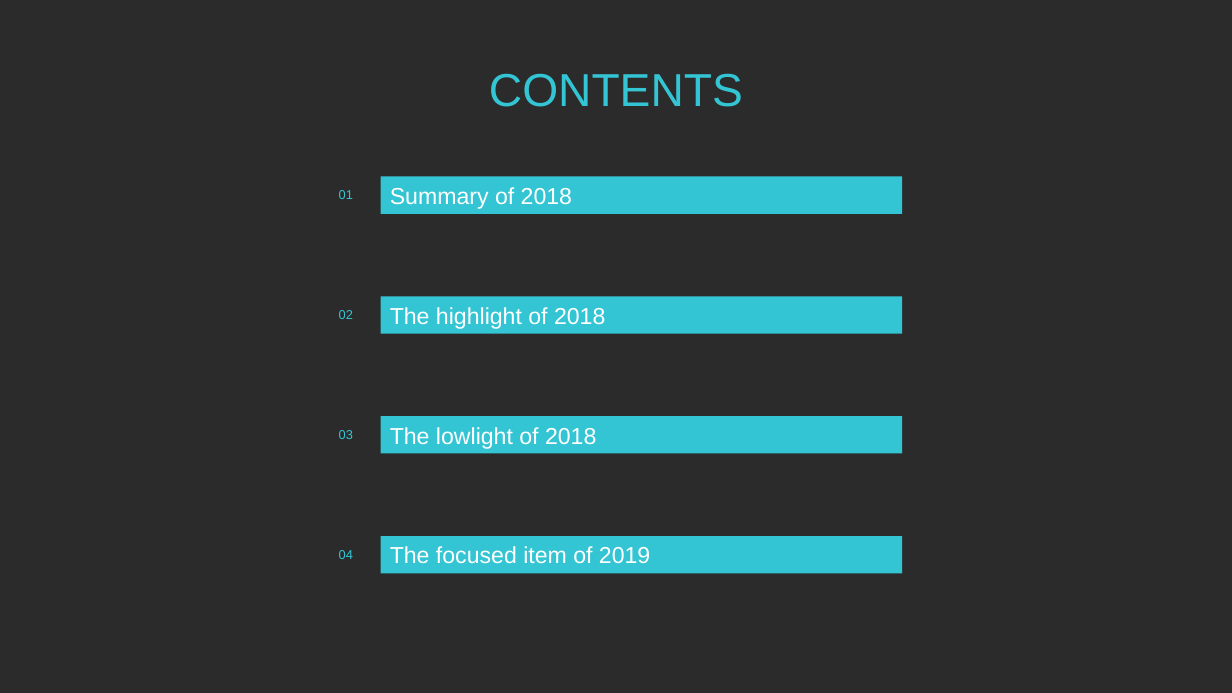
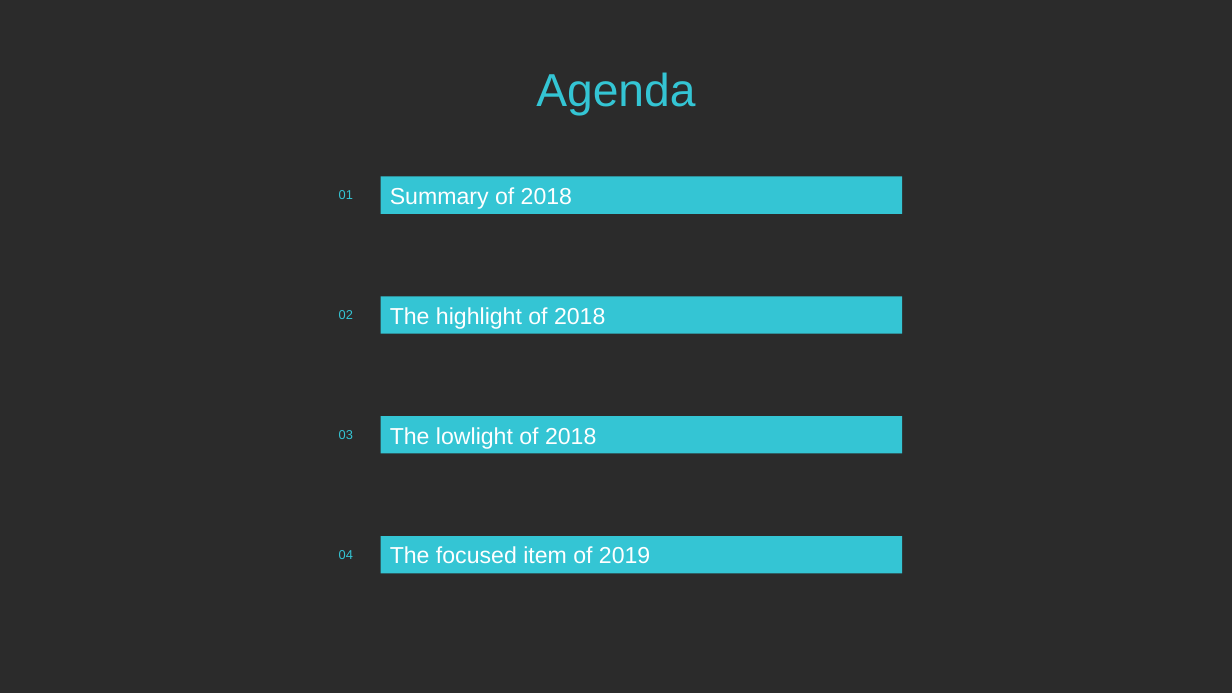
Before and after one commit to CelinaWu9833/Test, a slide deck: slide 2 of AnnualSummary_Moto_CelinaWu_WT01450_2018.ppt. Drawn at 1232x693 pixels with LibreOffice and Linux fonts; fonts in the diff are those of the drawing; background and template pictures are left out; a plain dark background stands for a picture behind light text. Boxes give left, top, right and bottom in pixels: in the first picture for what was removed or moved away, otherwise in the second. Text is boxed around its words. In the diff, an @@ line names an element or a change of style, - is before the commit and + after.

```diff
--- a/AnnualSummary_Moto_CelinaWu_WT01450_2018.ppt
+++ b/AnnualSummary_Moto_CelinaWu_WT01450_2018.ppt
@@ text at bbox=[536, 72, 695, 116]: text changed @@
-CONTENTS
+Agenda
```
Also in this commit, not shown: 3 other slides changed, 3 other files.
